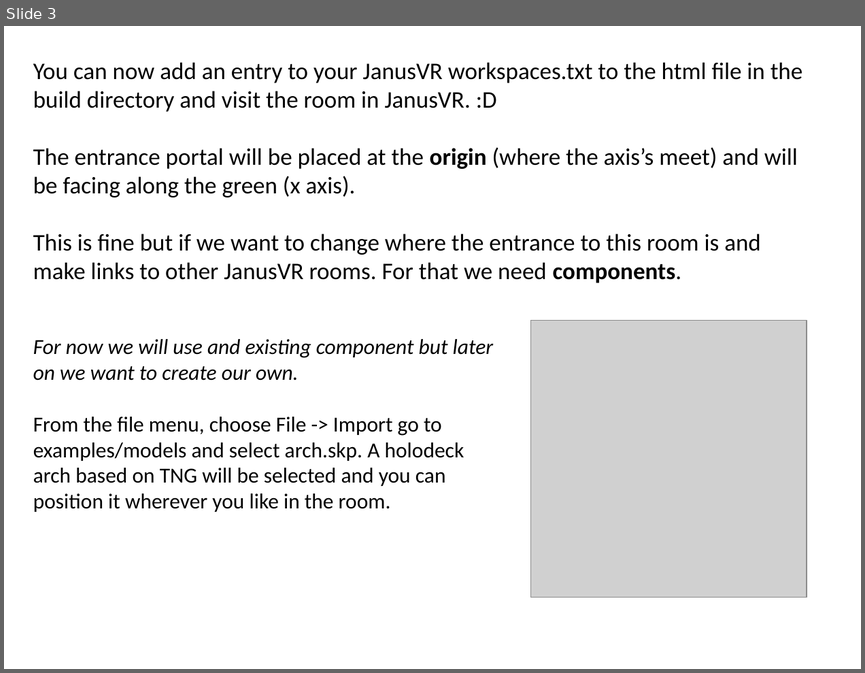
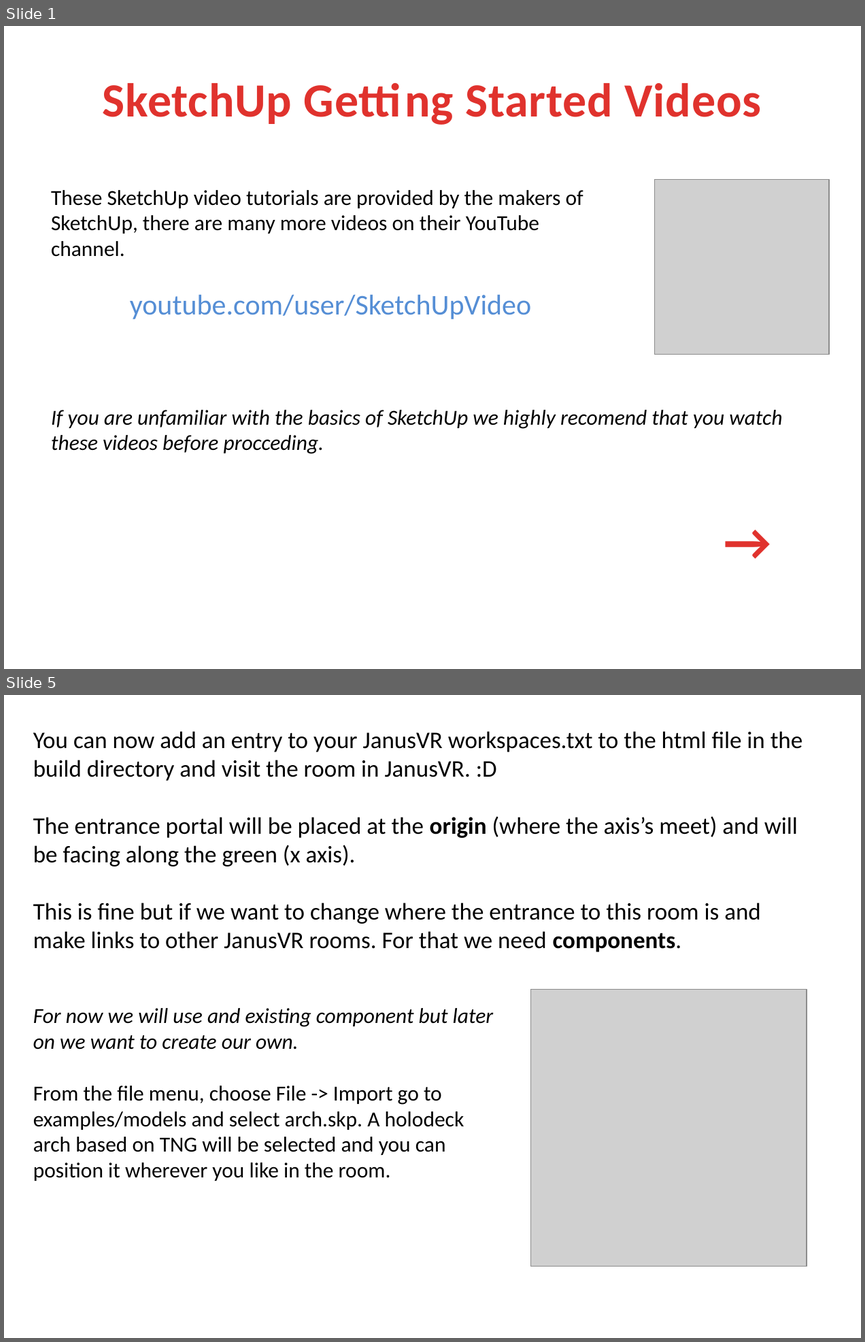
Before and after one commit to lisa-lionheart/sketchup2room, a slide deck: tutorial/slides/slides.pptx. Shown one above the other, each under a label of ours: slide 3 before the commit, slides 1 and 5 after it; the slides between them are not shown. The pictures are 865x673 and 865x1342 pixels, drawn with LibreOffice and Linux fonts; fonts in the diff are those of the drawing; grey boxes stand for pictures; background and template pictures are left out. Boxes give left, top, right and bottom in pixels: in the first picture for what was removed or moved away, otherwise in the second. Text is boxed around its words. In the diff, an @@ line names an element or a change of style, - is before the commit and + after.

```diff
--- a/tutorial/slides/slides.pptx
+++ b/tutorial/slides/slides.pptx
@@ slide 1 added at (x1=4, y1=26, x2=861, y2=669), background picture (left out) @@
@@ text added at (x1=103, y1=83, x2=762, y2=125), 40 pt, text gradient #E0322D to #A2201C, bold @@
+SketchUp Getting Started Videos
@@ picture added at (x1=654, y1=180, x2=829, y2=354) @@
@@ text added at (x1=51, y1=190, x2=583, y2=319), 18 pt, text #000000 @@
+These SketchUp video tutorials are provided by the makers of SketchUp, there are many more videos on their YouTube channel.
+youtube.com/user/SketchUpVideo
@@ text added at (x1=51, y1=410, x2=782, y2=454), 18 pt, text #000000, italic @@
+If you are unfamiliar with the basics of SketchUp we highly recomend that you watch these videos before procceding.
@@ text added at (x1=715, y1=503, x2=861, y2=575), 44 pt, text gradient #E0322D to #A2201C, bold @@
+→
@@ what was slide 3 is now slide 5 @@
```
Also in this commit, not shown: 4 slides changed, 4 other slides added, 1 slide removed, 20 other files.
